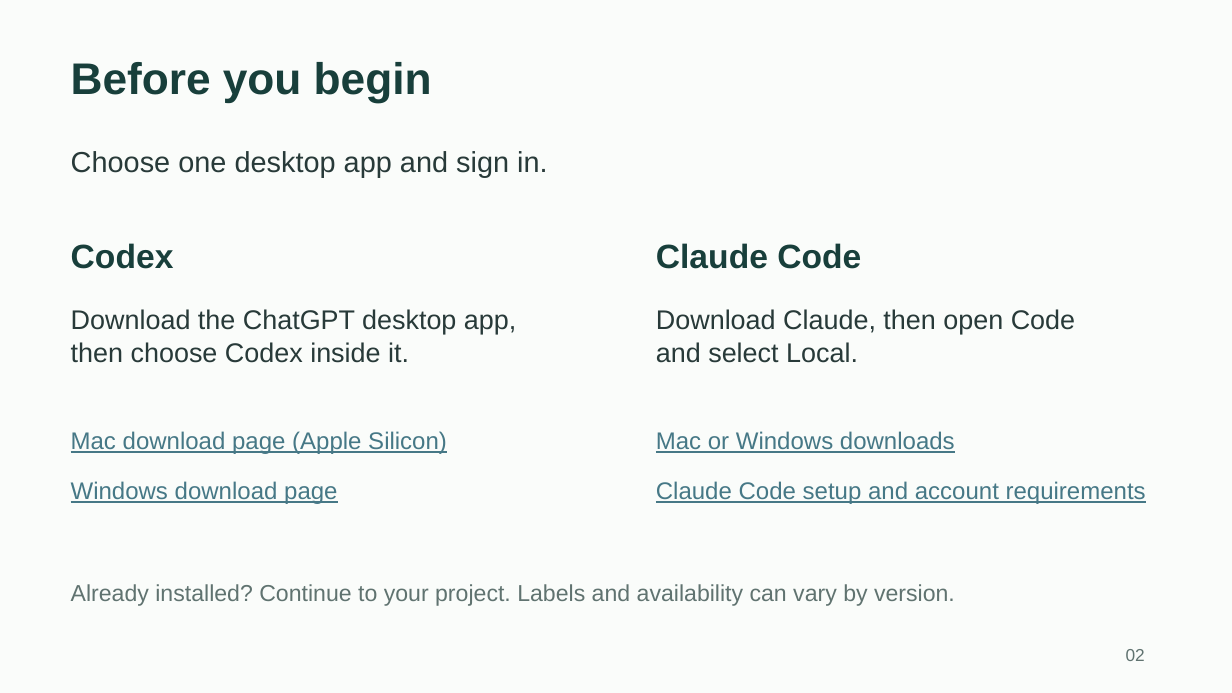
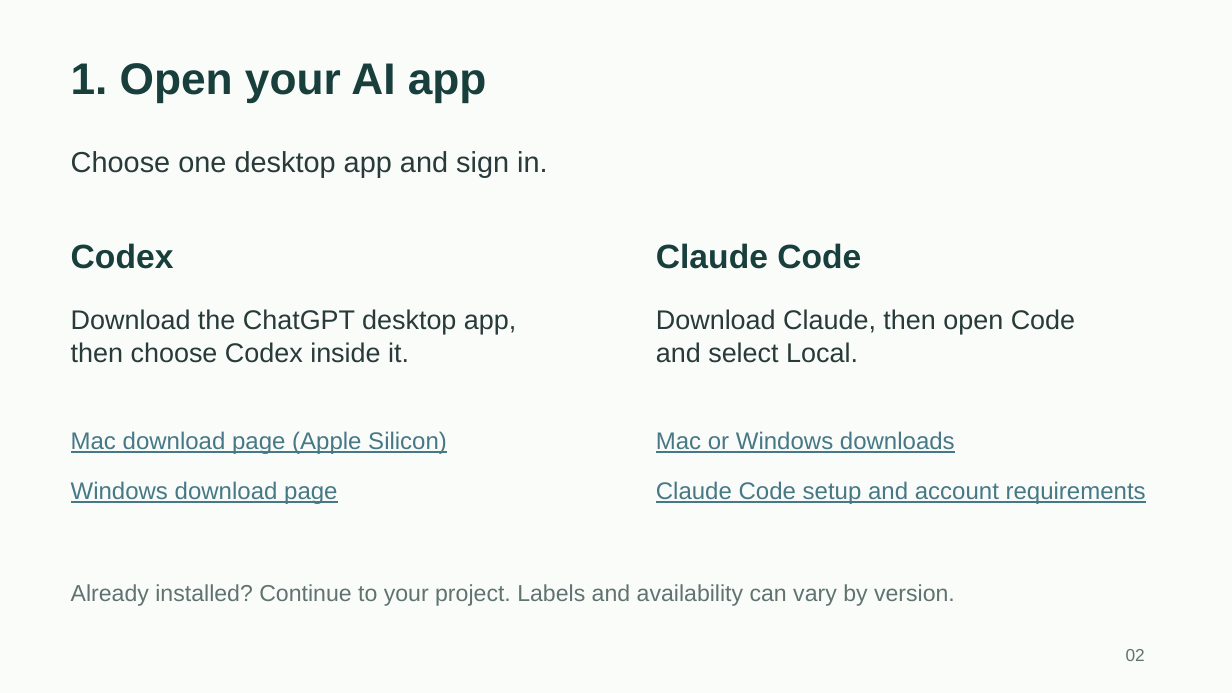
Before and after one commit to toughdave/job-search, a slide deck: slide 2 of docs/job-search-guide.pptx. Drawn at 1232x693 pixels with LibreOffice and Linux fonts; fonts in the diff are those of the drawing. Boxes give left, top, right and bottom in pixels: in the first picture for what was removed or moved away, otherwise in the second. Text is boxed around its words. In the diff, an @@ line names an element or a change of style, - is before the commit and + after.

```diff
--- a/docs/job-search-guide.pptx
+++ b/docs/job-search-guide.pptx
@@ text at [71,63,487,103]: text changed @@
-Before you begin
+1. Open your AI app
```
Also in this commit, not shown: 6 other slides changed, 1 slide added, 2 other files.
